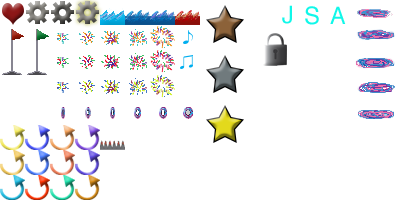
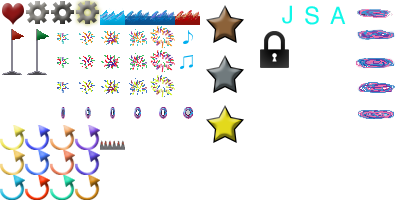
Layer changes from the first 400x200 image to the second:
added layer "newLock" above "lock" over [left=260, top=31, right=289, bottom=68]
hid "lock" over [left=263, top=33, right=287, bottom=66]
